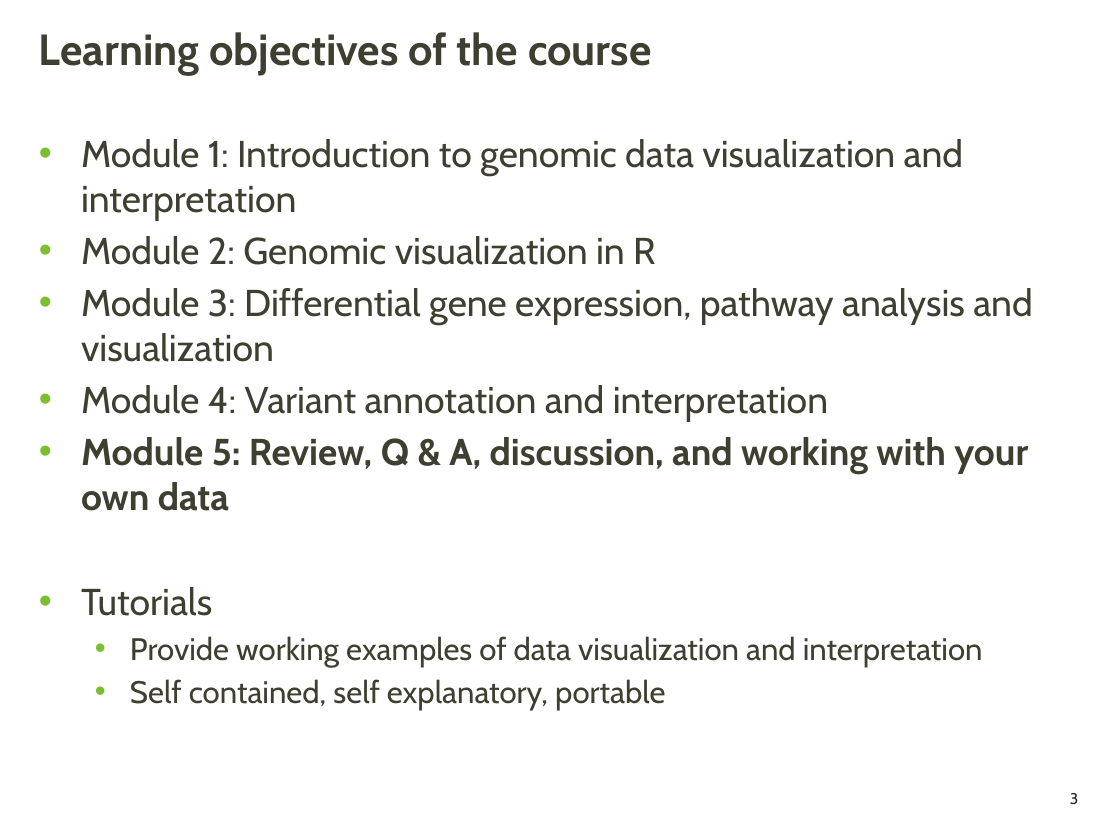
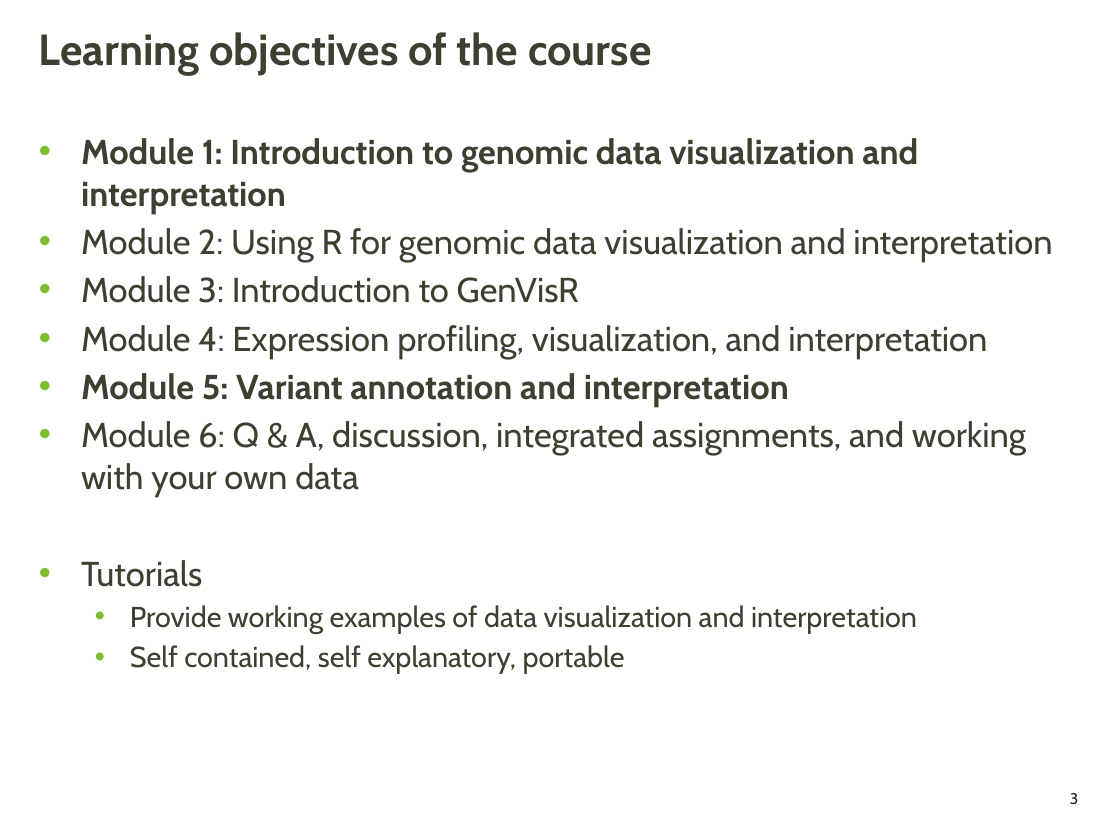
Before and after one commit to griffithlab/genviz.org, a slide deck: slide 3 of lectures/GenViz_Module5_Lecture.pptx. Drawn at 1120x840 pixels with LibreOffice and Linux fonts; fonts in the diff are those of the drawing; background and template pictures are left out. Boxes give left, top, right and bottom in pixels: in the first picture for what was removed or moved away, otherwise in the second. Text is boxed around its words. In the diff, an @@ line names an element or a change of style, - is before the commit and + after.

```diff
--- a/lectures/GenViz_Module5_Lecture.pptx
+++ b/lectures/GenViz_Module5_Lecture.pptx
@@ text at [81,138,918,674]: size 24 to 22.2 pt in "Module 1: Introduction to genomic data visualization ...", "Tutorials"; bold on in "Module 1: Introduction to genomic data visualization ..."; size 20 to 18.5 pt in "Provide working examples of data visualization and ...", "Self contained, self explanatory, portable" @@
@@ text at [81,228,1052,497]: text changed; size 24 to 22.2 pt @@
-• Module 2: Genomic visualization in R
-• Module 3: Differential gene expression, pathway analysis and visualization
-• Module 4: Variant annotation and interpretation
-• Module 5: Review, Q & A, discussion, and working with your own data
+• Module 2: Using R for genomic data visualization and interpretation
+• Module 3: Introduction to GenVisR
+• Module 4: Expression profiling, visualization, and interpretation
+• Module 5: Variant annotation and interpretation
+• Module 6: Q & A, discussion, integrated assignments, and working with your own data
```
Also in this commit, not shown: 2 other slides changed, 6 other files.
